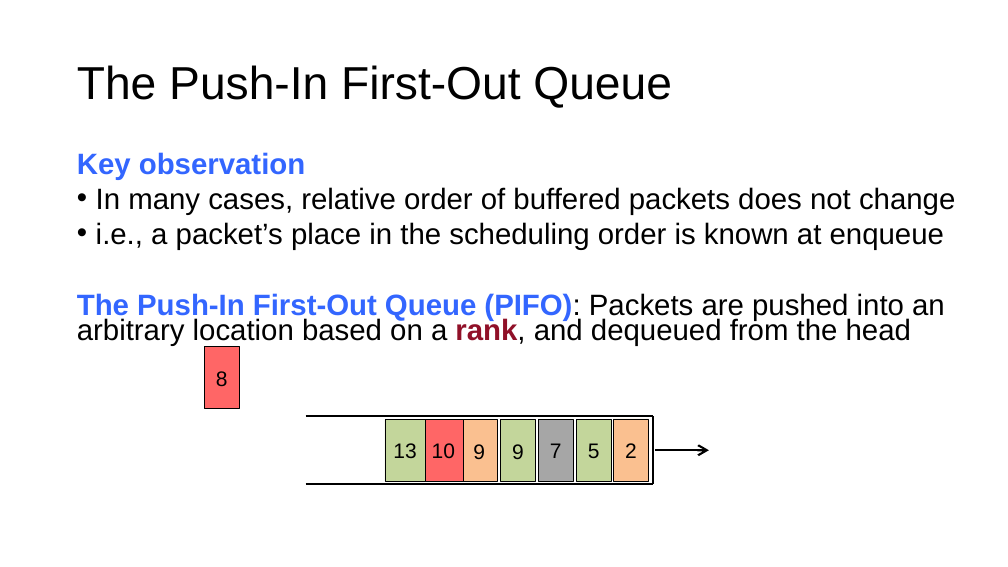
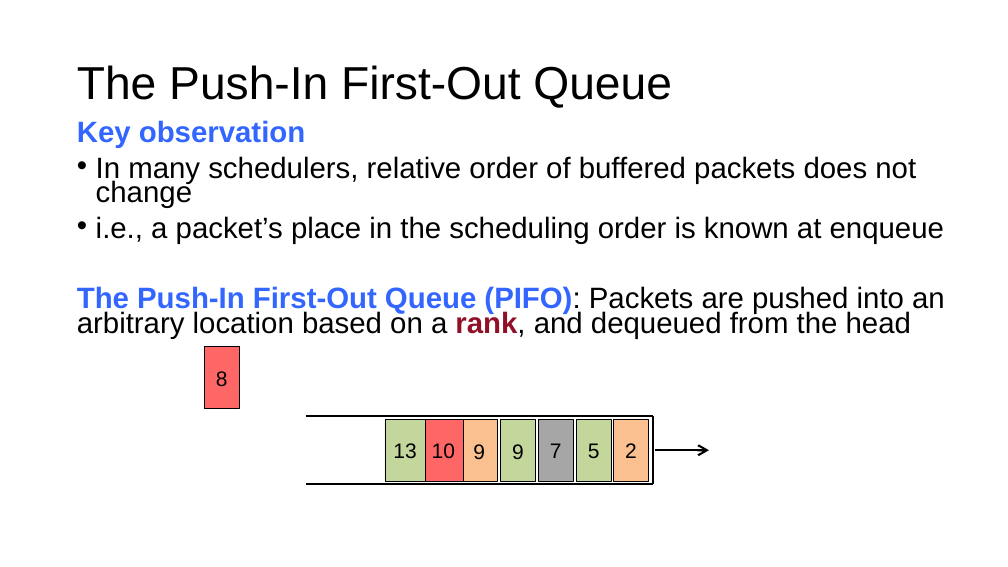
Before and after one commit to anirudhSK/pifo-domino-marple-ppts, a slide deck: slide 33 of combined_domino_pifo.pptx. Drawn at 1008x567 pixels with LibreOffice and Linux fonts; fonts in the diff are those of the drawing. Boxes give left, top, right and bottom in pixels: in the first picture for what was removed or moved away, otherwise in the second. Text is boxed around its words. In the diff, an @@ line names an element or a change of style, - is before the commit and + after.

```diff
--- a/combined_domino_pifo.pptx
+++ b/combined_domino_pifo.pptx
@@ text "Key observation" moved from (x1=77, y1=152, x2=955, y2=345) to (x1=77, y1=120, x2=945, y2=339) @@
@@ text at (x1=96, y1=156, x2=916, y2=208): text changed @@
-• In many cases, relative order of buffered packets does not change
+• In many schedulers, relative order of buffered packets does not change
```
Also in this commit, not shown: 7 other slides changed, 1 slide added.
